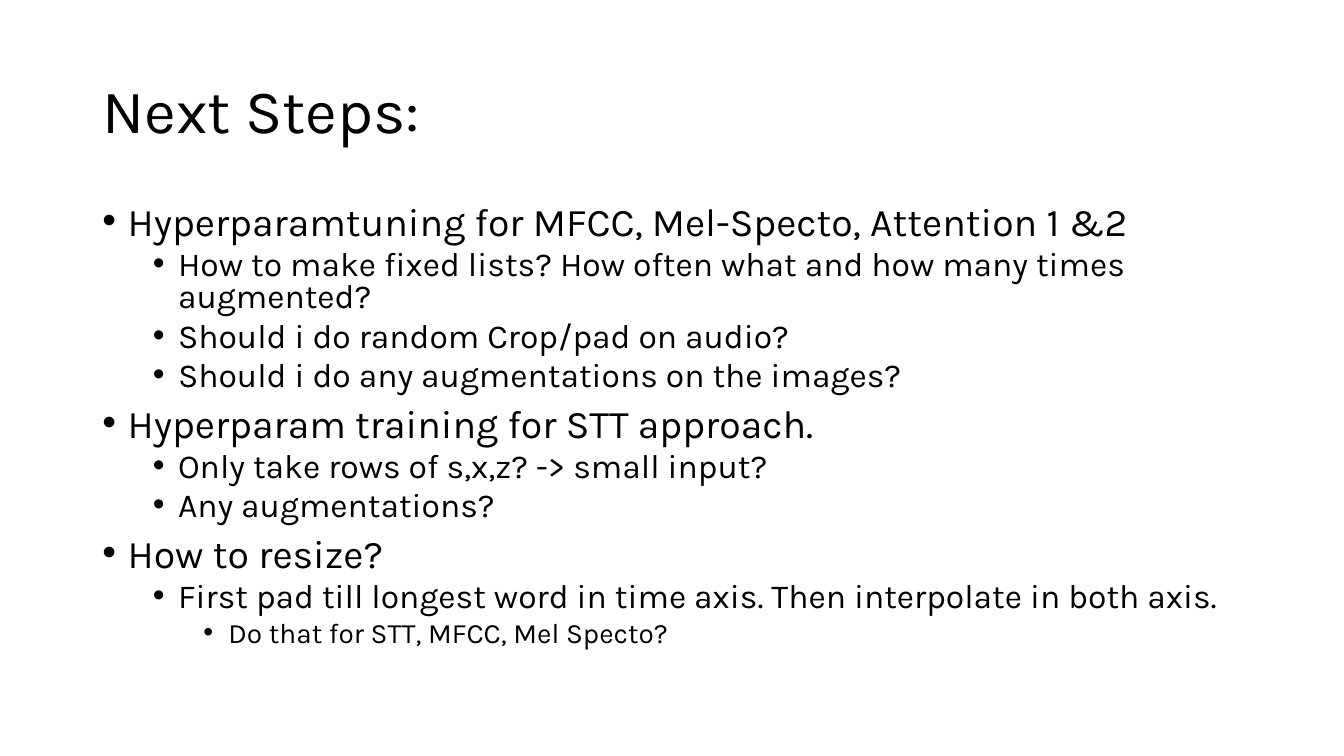
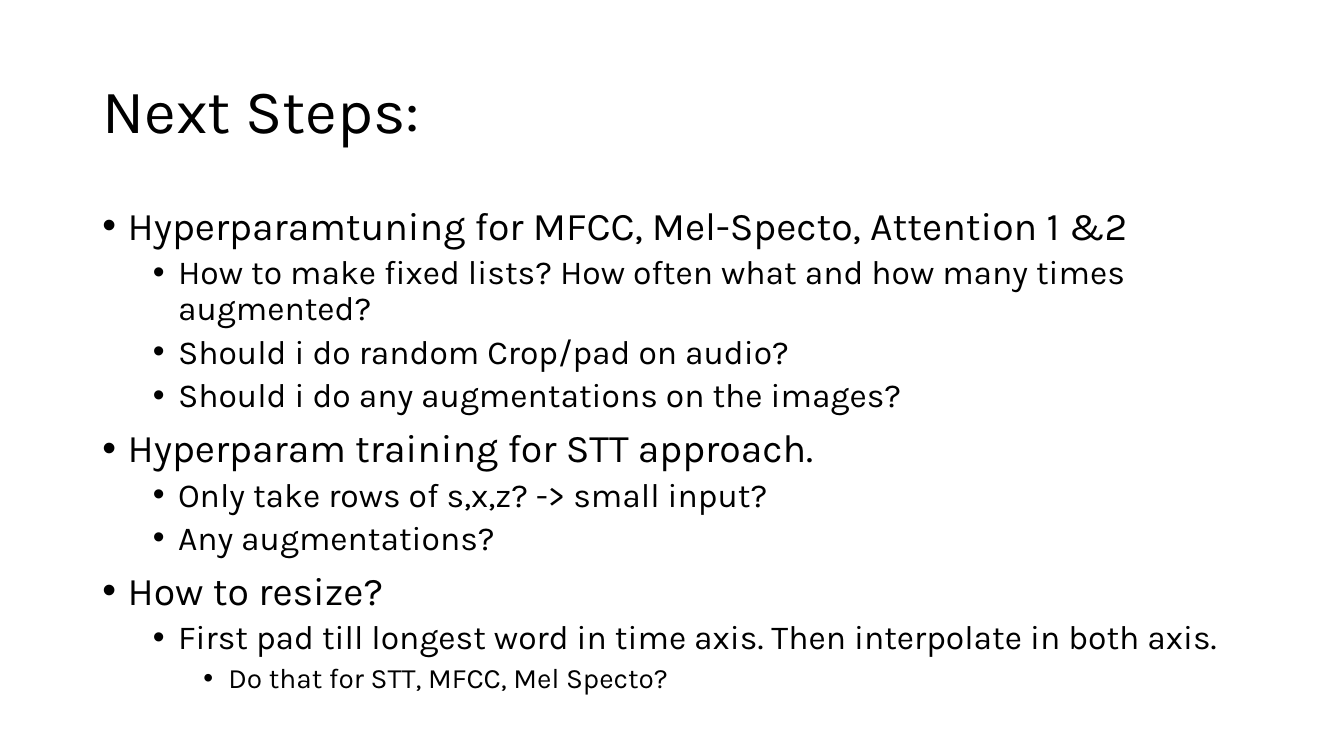
Before and after one commit to Steckdose007/Masterthesis, a slide deck: slide 20 of Interim report 2.pptx (slide 19 before the commit). Drawn at 1344x756 pixels with LibreOffice and Linux fonts; fonts in the diff are those of the drawing. Boxes give left, top, right and bottom in pixels: in the first picture for what was removed or moved away, otherwise in the second. Text is boxed around its words. In the diff, an @@ line names an element or a change of style, - is before the commit and + after.

```diff
--- a/Interim report 2.pptx
+++ b/Interim report 2.pptx
@@ text "Hyperparamtuning for MFCC, Mel-Specto, Attention ..." at <box>128,213,1216,695</box>: line spacing 0.8 to 0.9 @@
```
Also in this commit, not shown: 1 other slide changed, 5 slides added, 6 other files.
